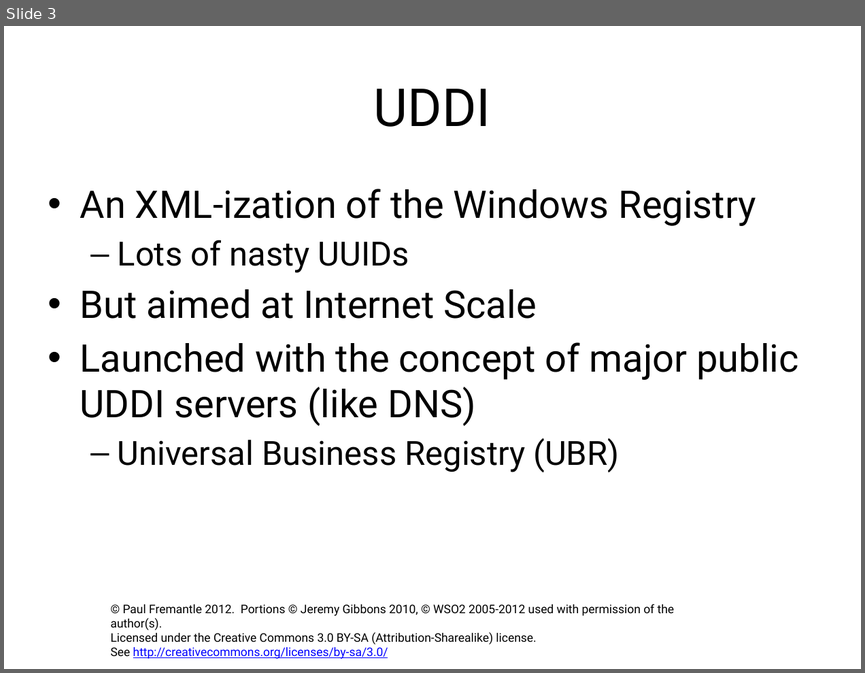
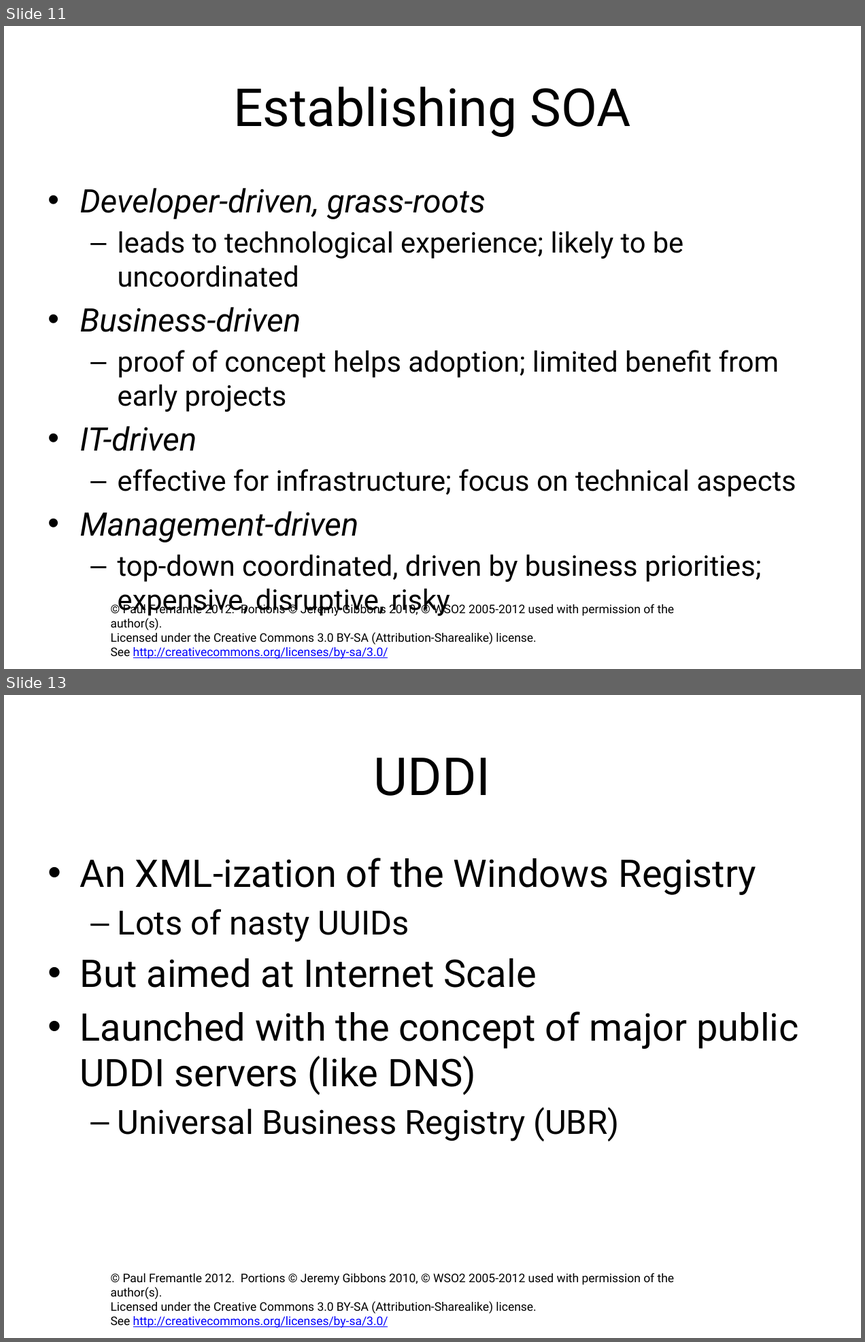
Before and after one commit to pzfreo/ox-soa-old, a slide deck: presentations/14-Governance.pptx. Shown one above the other, each under a label of ours: slide 3 before the commit, slides 11 and 13 after it; the slides between them are not shown. The pictures are 865x673 and 865x1342 pixels, drawn with LibreOffice and Linux fonts; fonts in the diff are those of the drawing; background and template pictures are left out. Boxes give left, top, right and bottom in pixels: in the first picture for what was removed or moved away, otherwise in the second. Text is boxed around its words. In the diff, an @@ line names an element or a change of style, - is before the commit and + after.

```diff
--- a/presentations/14-Governance.pptx
+++ b/presentations/14-Governance.pptx
@@ slide 11 added at [4,26,861,669], background #FFFFFF; not listed: 1 template element that a slide beside it also shows @@
@@ title added at [233,87,631,137], 44 pt, text #000000 @@
+Establishing SOA
@@ text added at [80,188,796,616], 23.8 pt, text #000000 @@
+• Developer-driven, grass-roots
+  – leads to technological experience; likely to be uncoordinated
+• Business-driven
+  – proof of concept helps adoption; limited benefit from early projects
+• IT-driven
+  – effective for infrastructure; focus on technical aspects
+• Management-driven
+  – top-down coordinated, driven by business priorities; expensive, disruptive, risky
@@ what was slide 3 is now slide 13 @@
```
Also in this commit, not shown: 2 slides changed, 23 other slides added, 6 other files.
